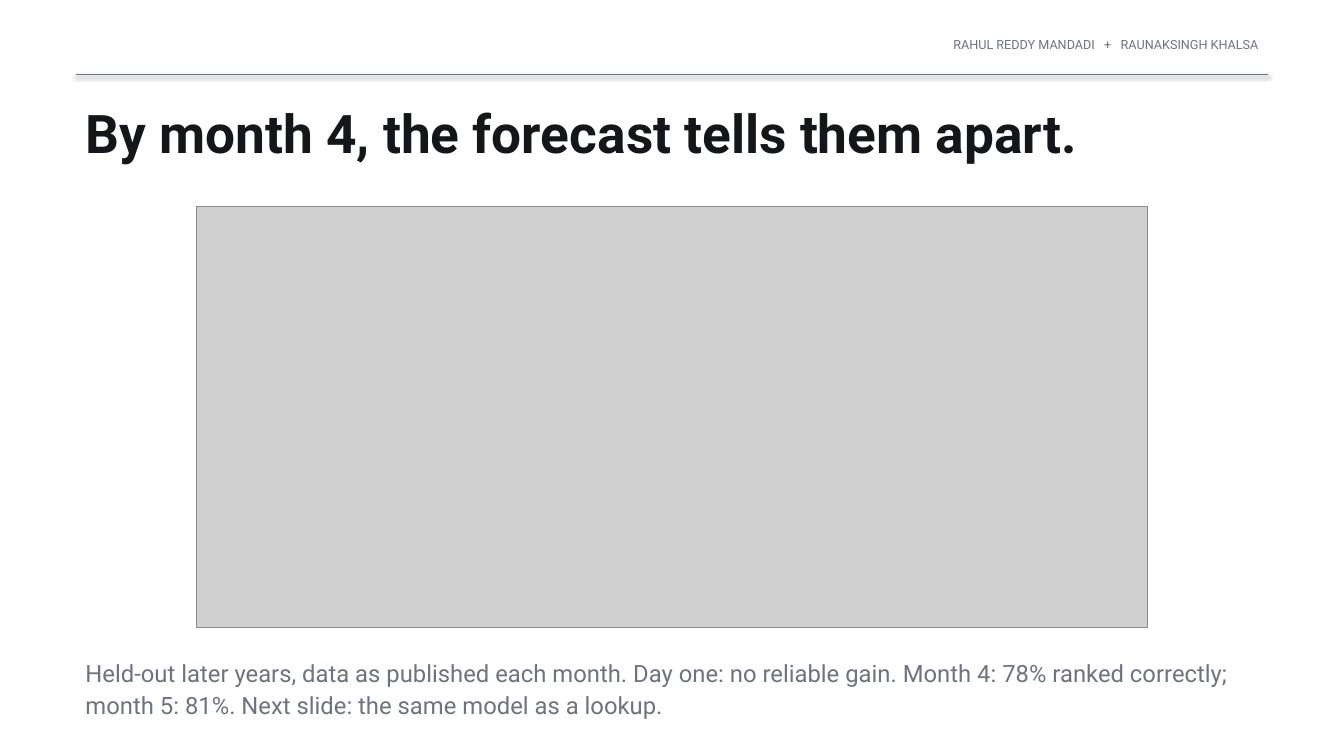
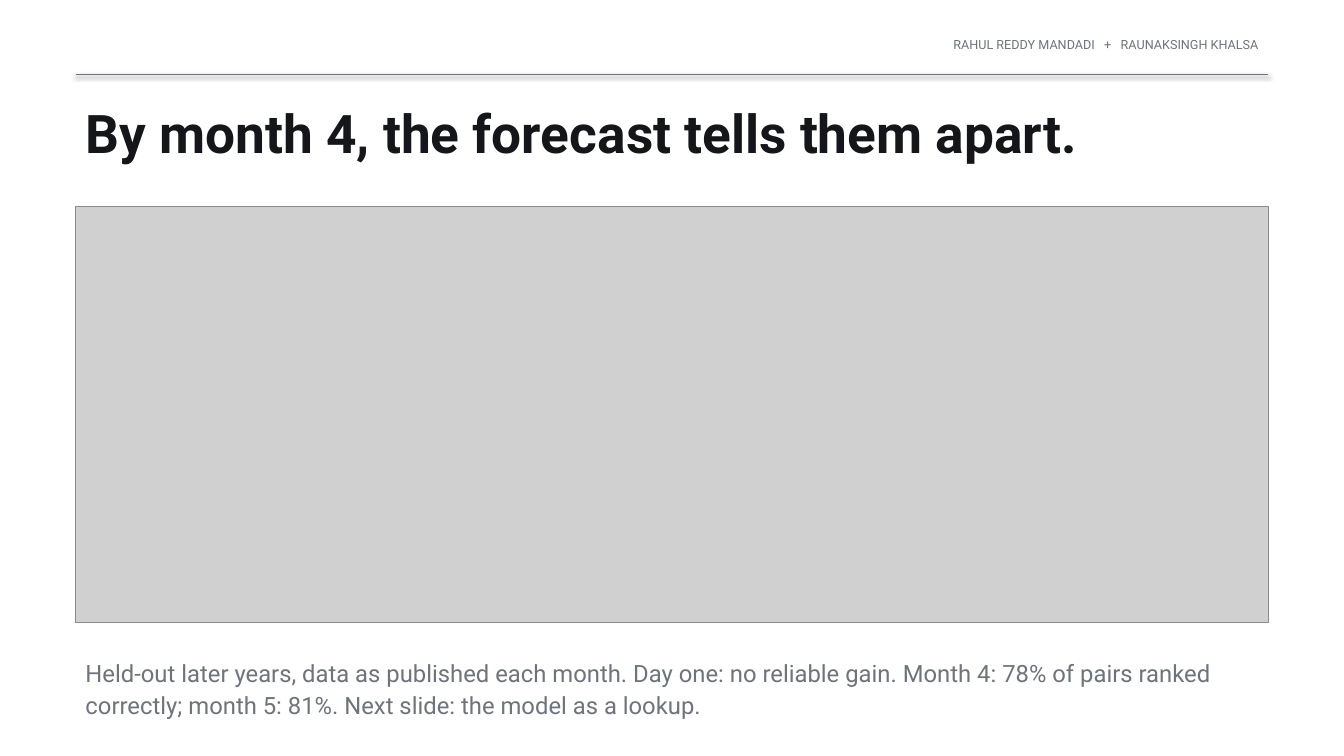
Before and after one commit to rahul-mandadi/tariff-rush, a slide deck: slide 13 of slides/Mandadi_Khalsa_Presentation2_v2.pptx. Drawn at 1344x756 pixels with LibreOffice and Linux fonts; fonts in the diff are those of the drawing; grey boxes stand for pictures. Boxes give left, top, right and bottom in pixels: in the first picture for what was removed or moved away, otherwise in the second. Text is boxed around its words. In the diff, an @@ line names an element or a change of style, - is before the commit and + after.

```diff
--- a/slides/Mandadi_Khalsa_Presentation2_v2.pptx
+++ b/slides/Mandadi_Khalsa_Presentation2_v2.pptx
@@ picture resized from (x1=197, y1=207, x2=1147, y2=628) to (x1=76, y1=207, x2=1268, y2=623) @@
@@ text at (x1=85, y1=664, x2=1211, y2=719): text changed @@
-Held-out later years, data as published each month. Day one: no reliable gain. Month 4: 78% ranked correctly; month 5: 81%. Next slide: the same model as a lookup.
+Held-out later years, data as published each month. Day one: no reliable gain. Month 4: 78% of pairs ranked correctly; month 5: 81%. Next slide: the model as a lookup.
```
Also in this commit, not shown: 2 other slides changed, 16 other files.
